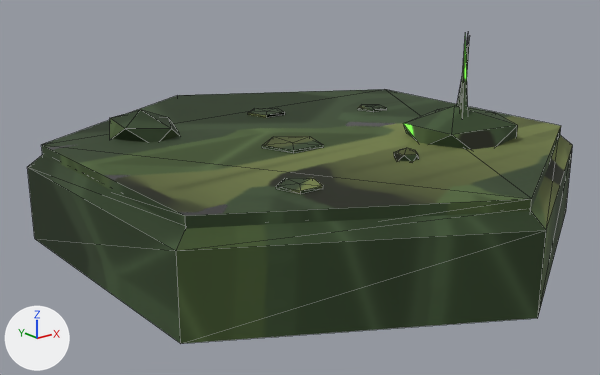
Renders of the glTF model assets/models/topi/obj_bog.glb from each side of a commit.
Rendered twice from a 50 mm camera at (-1.198, -1.448, 0.479) aimed at (-0.048, -0.012, -0.096). The axes (+X, +Y, +Z) are drawn at lower left. The lights are the same throughout. The picture after the commit comes second. Mesh edges are drawn as thin lines. Vertices at exactly the same position are counted once.

Names of what the first picture shows: 'obj_bog'.
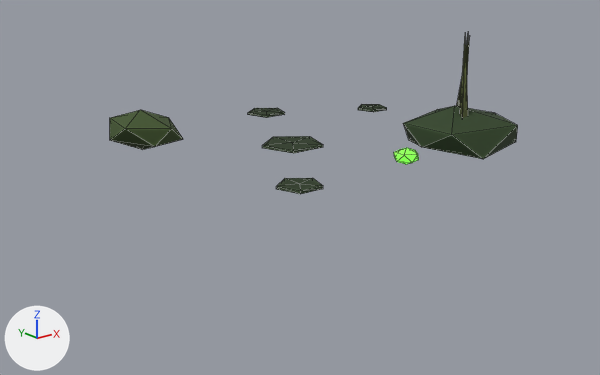
The change, as a diff of the scene's bpy script:
```diff
--- a/assets/models/topi/obj_bog.glb.py
+++ b/assets/models/topi/obj_bog.glb.py
@@ me_obj_bog @@
 # used by ob_obj_bog; location = (0.0, 0.0, 0.0)
-me_obj_bog.from_pydata(...)  # 135 vertices, 222 faces; spans x -0.558..0.558, y -0.644..0.644, z -0.2..0.258
+me_obj_bog.from_pydata(...)  # 105 vertices, 170 faces; spans x -0.382..0.391, y -0.338..0.353, z -0.025..0.258
+# me_obj_bog part 1: the loose piece of 18 vertices spanning x -0.558..0.558, y -0.644..0.644, z -0.2..0.0 is deleted
+# me_obj_bog part 2: the loose piece of 12 vertices spanning x -0.527..0.527, y -0.609..0.609, z -0.04..0.02 is deleted
+# me_obj_bog part 3
+# 6 faces are deleted
+# 6 new faces join them
+# me_obj_bog part 4: 166 kept faces spanning x -0.382..0.391, y -0.338..0.353, z -0.025..0.258 get new texture (UV) coordinates
 me_obj_bog.materials.append(mat_obj_bog_baked)
```

What differs and where, as boxes (x1, y1, x2, y2) in the pictures (600 x 375 px; the box of a moved part takes in the faces that stretch with it):
'obj_bog', reshaped (25% narrower, 48% shorter): before (27, 35, 573, 344); after (110, 35, 518, 194)
part 1 of me_obj_bog, deleted (green): before (27, 135, 573, 344)
part 2 of me_obj_bog, deleted (green): before (42, 89, 561, 229)
part 3 of me_obj_bog, moved or reshaped: (458, 35, 468, 107) in both
part 4 of me_obj_bog, surface changed: (110, 37, 518, 194) in both
